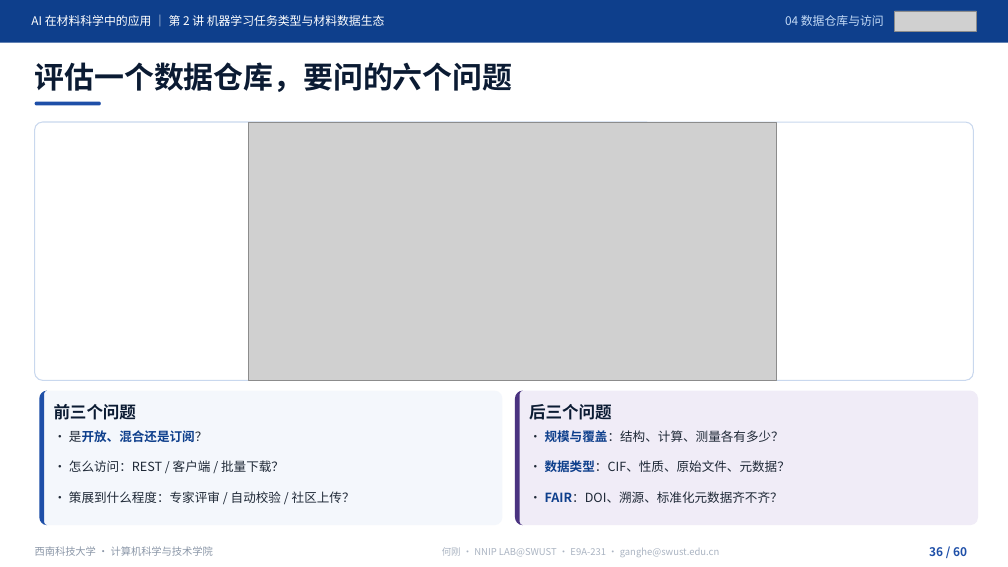
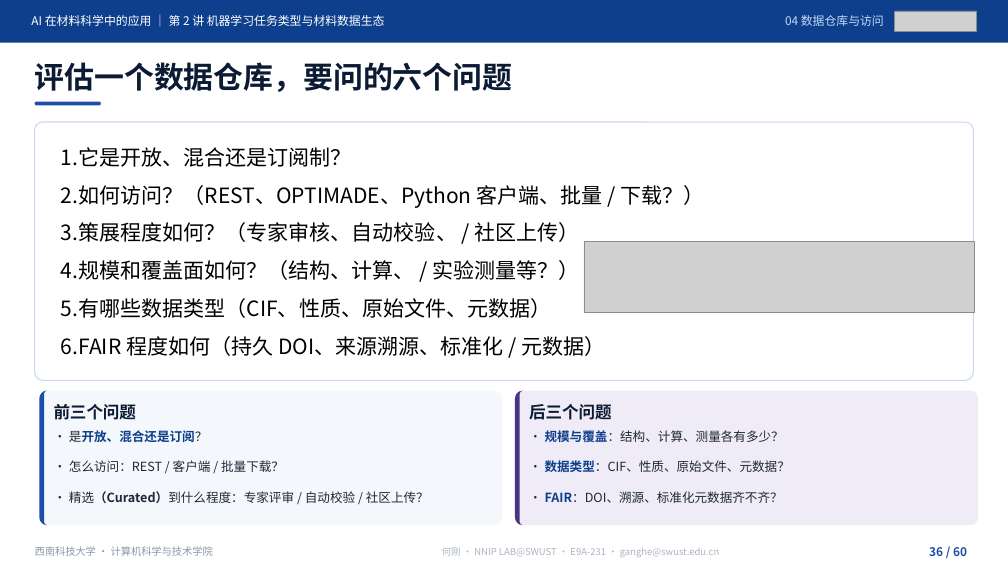
Before and after one commit to cosfrist/Applications-of-Artificial-Intelligence-in-Materials-Science-SWUST, a slide deck: slide 36 of lectures/02-机器学习任务类型与材料数据生态/AI在材料科学中的应用-第2讲 机器学习任务类型与材料数据生态-V5.pptx. Drawn at 1008x567 pixels with LibreOffice and Linux fonts; fonts in the diff are those of the drawing; grey boxes stand for pictures. Boxes give left, top, right and bottom in pixels: in the first picture for what was removed or moved away, otherwise in the second. Text is boxed around its words. In the diff, an @@ line names an element or a change of style, - is before the commit and + after.

Commit message:
第2讲课件按 2026-11-19 手动更新，配套文件同步
课件（8,774,546 → 8,739,397 B，SHA f12647c3…，仍 60 页）
- 术语统一：结构「策展库」→「精选库（Curated）」，P36—P39 相关表述同步改写
- P36 六问重写（开放/混合/订阅、访问方式、策展程度、规模覆盖、数据类型、FAIR）
- 页标题改写：P40「规模怎么读…」→「数据集规模」、P41「材料数据资源清单：从哪里找数据」→「材料数据资源清单」、
  P59 去「（10 分钟）」、P60「本讲小结、常见误区与下讲预告」→「本讲小结与下讲预告」
- 化学式改真下标：MAPbI3→MAPbI₃、ABX3→ABX₃、LiFePO4→LiFePO₄；P51 PCE 公式 Jsc/Voc/Pin 改下标
- 配图替换 P35、P36、P44、P49、P51：图片对象 91 → 94，唯一媒体 31 → 34

配套
- 讲义：按新备注重建 P2、P37、P44、P48、P51 五段；5 个页标题同步；
  备注里三处文本粘连（P37 的 HTE 注释、P48 的「甲基铵碘化铅」、P51 的 PCE 注释）只在原字符间插入换行，未改字
- 授课路线：5 个页标题同步
- source_index §6：按新课件重建 34 行（94 个图片对象、34 个唯一媒体、60 页眉）
- SHA256 清单：课件/讲义/路线/索引四行重算，复算 6/6 一致
- README：版本改 2026-11-19，新增修订说明，并更正上一轮遗留的「可见文字与备注未变」错误表述

```diff
--- a/lectures/02-机器学习任务类型与材料数据生态/AI在材料科学中的应用-第2讲 机器学习任务类型与材料数据生态-V5.pptx
+++ b/lectures/02-机器学习任务类型与材料数据生态/AI在材料科学中的应用-第2讲 机器学习任务类型与材料数据生态-V5.pptx
@@ text added at <box>61,147,704,356</box>, 20 pt, text #000000 @@
+1. 它是开放、混合还是订阅制？
+2. 如何访问？（REST、OPTIMADE、Python 客户端、批量 / 下载？）
+3. 策展程度如何？（专家审核、自动校验、 / 社区上传）
+4. 规模和覆盖面如何？（结构、计算、 / 实验测量等？）
+5. 有哪些数据类型（CIF、性质、原始文件、元数据）
+6. FAIR 程度如何（持久 DOI、来源溯源、标准化 / 元数据）
@@ picture removed at <box>248,122,777,380</box> @@
@@ picture added at <box>584,241,974,313</box> @@
@@ text at <box>69,491,429,503</box>: text changed @@
-· 策展到什么程度：专家评审 / 自动校验 / 社区上传？
+· 精选（Curated）到什么程度：专家评审 / 自动校验 / 社区上传？
```
Also in this commit, not shown: 16 other slides changed, 5 other files.
